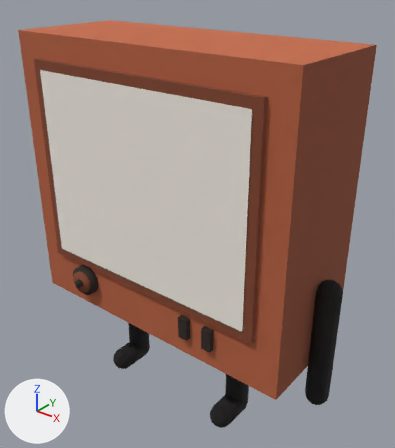
The glTF model assets/colors/robot_burnt.glb: old version first, new version second.
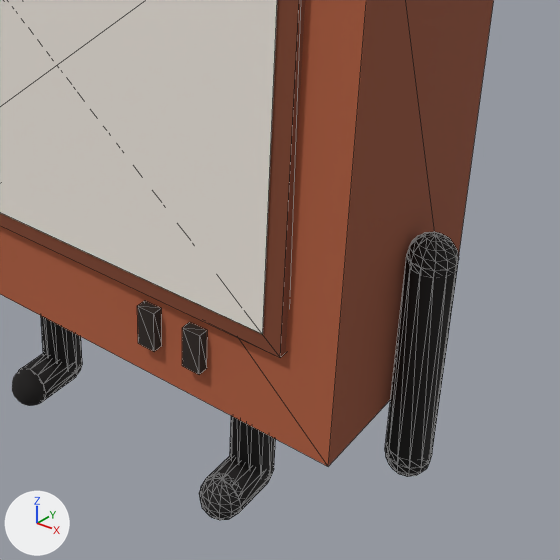
There are two pictures of each version: one whole from a 50 mm camera at (1.095, -1.291, 1.507) aimed at (0.05, 0.015, 0.698), one close up on the part from 27% to 100% of the width and 36% to 100% of the height. The lights are fixed; the arrows at lower left show +X, +Y and +Z. The older version's two pictures come first. The close-ups show mesh edges as thin lines. Where no turn or scale is listed for an object, it has been applied to the vertices.

The older version as bpy lines, for what is in view:
```python
me_burnt_armltop = bpy.data.meshes.new('burnt_ArmLTop')
me_burnt_armltop.from_pydata(...)  # a UV sphere (12 segments, 8 rings, poles along z) spanning x -0.038..0.038, y -0.038..0.038, z -0.038..0.038
me_burnt_armltop.materials.append(mat_burnt_limb)  # black #141110
me_burnt_legr = bpy.data.meshes.new('burnt_LegR')
me_burnt_legr.from_pydata(...)  # a 12-sided cylinder along z spanning x -0.042..0.042, y -0.042..0.042, z -0.308..0.0
me_burnt_legr.materials.append(mat_burnt_limb)  # black #141110
me_burnt_slot1 = bpy.data.meshes.new('burnt_Slot1')
me_burnt_slot1.from_pydata(...)  # a box spanning x -0.017..0.017, y -0.01..0.01, z -0.0375..0.0375
me_burnt_slot1.materials.append(mat_burnt_ink)  # black #2b211c
ob_burnt_armltop = bpy.data.objects.new('burnt_ArmLTop', me_burnt_armltop)
ob_burnt_armltop.location = (0.553, 0.0, 0.635)
ob_burnt_legr = bpy.data.objects.new('burnt_LegR', me_burnt_legr)
ob_burnt_legr.location = (-0.247, 0.0, 0.35)
ob_burnt_slot1 = bpy.data.objects.new('burnt_Slot1', me_burnt_slot1)
ob_burnt_slot1.location = (0.268, -0.208, 0.455)
# also in view: 'burnt_LegLToe' at (0.247, -0.095, 0.042); 'burnt_LegL' at (0.247, 0.0, 0.196); 'burnt_Slot0' at (0.175, -0.208, 0.455); 'burnt_LegRFoot' at (-0.247, -0.047, 0.042); 'burnt_Screen' at (0.0, -0.218, 0.87)
```
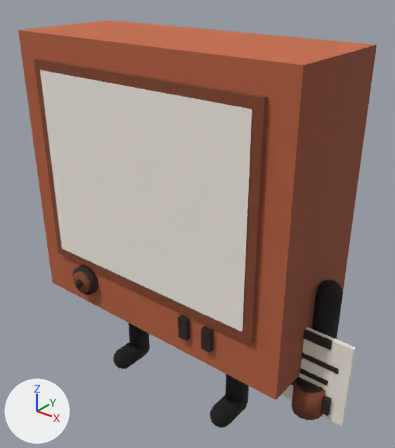
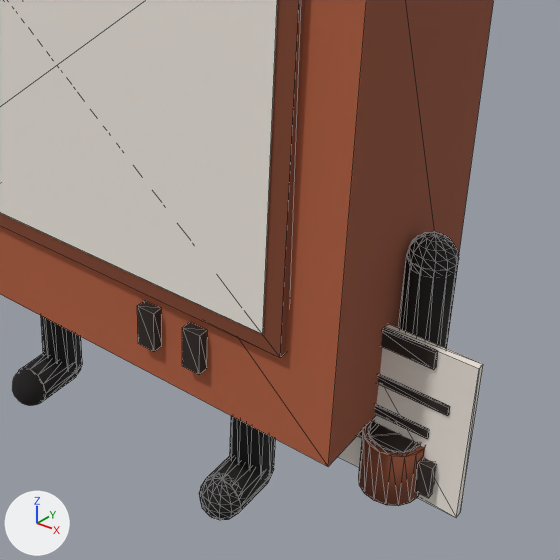
The change, as a diff of the scene's bpy script:
```diff
--- a/assets/colors/robot_burnt.glb.py
+++ b/assets/colors/robot_burnt.glb.py
@@ me_burnt_notepadline2 @@
+me_burnt_notepadline2.from_pydata(...)  # a box spanning x -0.05..0.05, y -0.002..0.002, z -0.008..0.008
+me_burnt_notepadline2.materials.append(mat_burnt_ink)  # black #2b211c
@@ me_burnt_notepadline1 @@
+me_burnt_notepadline1.from_pydata(...)  # a box spanning x -0.065..0.065, y -0.002..0.002, z -0.008..0.008
+me_burnt_notepadline1.materials.append(mat_burnt_ink)  # black #2b211c
@@ me_burnt_notepadline0 @@
+me_burnt_notepadline0.from_pydata(...)  # a box spanning x -0.08..0.08, y -0.002..0.002, z -0.008..0.008
+me_burnt_notepadline0.materials.append(mat_burnt_ink)  # black #2b211c
@@ me_burnt_notepadclip @@
+me_burnt_notepadclip.from_pydata(...)  # a box spanning x -0.05..0.05, y -0.004..0.004, z -0.015..0.015
+me_burnt_notepadclip.materials.append(mat_burnt_ink)  # black #2b211c
@@ me_burnt_notepad @@
+me_burnt_notepad.from_pydata(...)  # a box spanning x -0.115..0.115, y -0.007..0.007, z -0.145..0.145
+me_burnt_notepad.materials.append(mat_burnt_screen)  # white #f4ede4
@@ me_burnt_mughandle @@
+me_burnt_mughandle.from_pydata(...)  # a box spanning x -0.012..0.012, y -0.011..0.011, z -0.03..0.03
+me_burnt_mughandle.materials.append(mat_burnt_ink)  # black #2b211c
@@ me_burnt_mugcoffee @@
+me_burnt_mugcoffee.from_pydata(...)  # a 16-sided cylinder along z spanning x -0.042..0.042, y -0.042..0.042, z -0.006..0.006
+me_burnt_mugcoffee.materials.append(mat_burnt_ink)  # black #2b211c
@@ me_burnt_mug @@
+me_burnt_mug.from_pydata(...)  # a 16-sided cylinder along z spanning x -0.05..0.05, y -0.05..0.05, z -0.05..0.05
+me_burnt_mug.materials.append(mat_burnt_rim)  # brown #82452d
@@ ob_burnt_notepadline2 @@
+ob_burnt_notepadline2 = bpy.data.objects.new('burnt_NotepadLine2', me_burnt_notepadline2)
+ob_burnt_notepadline2.location = (0.529, -0.059, 0.305)
@@ ob_burnt_notepadline1 @@
+ob_burnt_notepadline1 = bpy.data.objects.new('burnt_NotepadLine1', me_burnt_notepadline1)
+ob_burnt_notepadline1.location = (0.541, -0.059, 0.365)
@@ ob_burnt_notepadline0 @@
+ob_burnt_notepadline0 = bpy.data.objects.new('burnt_NotepadLine0', me_burnt_notepadline0)
+ob_burnt_notepadline0.location = (0.553, -0.059, 0.425)
@@ ob_burnt_notepadclip @@
+ob_burnt_notepadclip = bpy.data.objects.new('burnt_NotepadClip', me_burnt_notepadclip)
+ob_burnt_notepadclip.location = (0.553, -0.059, 0.505)
@@ ob_burnt_notepad @@
+ob_burnt_notepad = bpy.data.objects.new('burnt_Notepad', me_burnt_notepad)
+ob_burnt_notepad.location = (0.553, -0.05, 0.375)
@@ ob_burnt_mughandle @@
+ob_burnt_mughandle = bpy.data.objects.new('burnt_MugHandle', me_burnt_mughandle)
+ob_burnt_mughandle.location = (0.613, -0.06, 0.285)
@@ ob_burnt_mugcoffee @@
+ob_burnt_mugcoffee = bpy.data.objects.new('burnt_MugCoffee', me_burnt_mugcoffee)
+ob_burnt_mugcoffee.location = (0.553, -0.06, 0.331)
@@ ob_burnt_mug @@
+ob_burnt_mug = bpy.data.objects.new('burnt_Mug', me_burnt_mug)
+ob_burnt_mug.location = (0.553, -0.06, 0.285)
```

Boxes (x1, y1, x2, y2) around the edits, measured in the close-ups (560 x 560 px):
'burnt_Notepad', added
    after: (338, 324, 483, 517)
'burnt_Mug', added (brown)
    after: (359, 421, 425, 506)
'burnt_NotepadClip', added (black)
    after: (381, 329, 438, 369)
'burnt_MugCoffee', added (black)
    after: (368, 422, 420, 453)
'burnt_NotepadLine0', added (black)
    after: (378, 374, 450, 416)
'burnt_MugHandle', added (black)
    after: (415, 457, 437, 498)
'burnt_NotepadLine1', added (black)
    after: (375, 405, 429, 439)
'burnt_NotepadLine2', added (mostly hidden)
    after: (357, 430, 363, 438)
'burnt_ArmL', unchanged, covered by the edit
    before: (385, 256, 458, 469)
    after: (398, 256, 458, 348)
